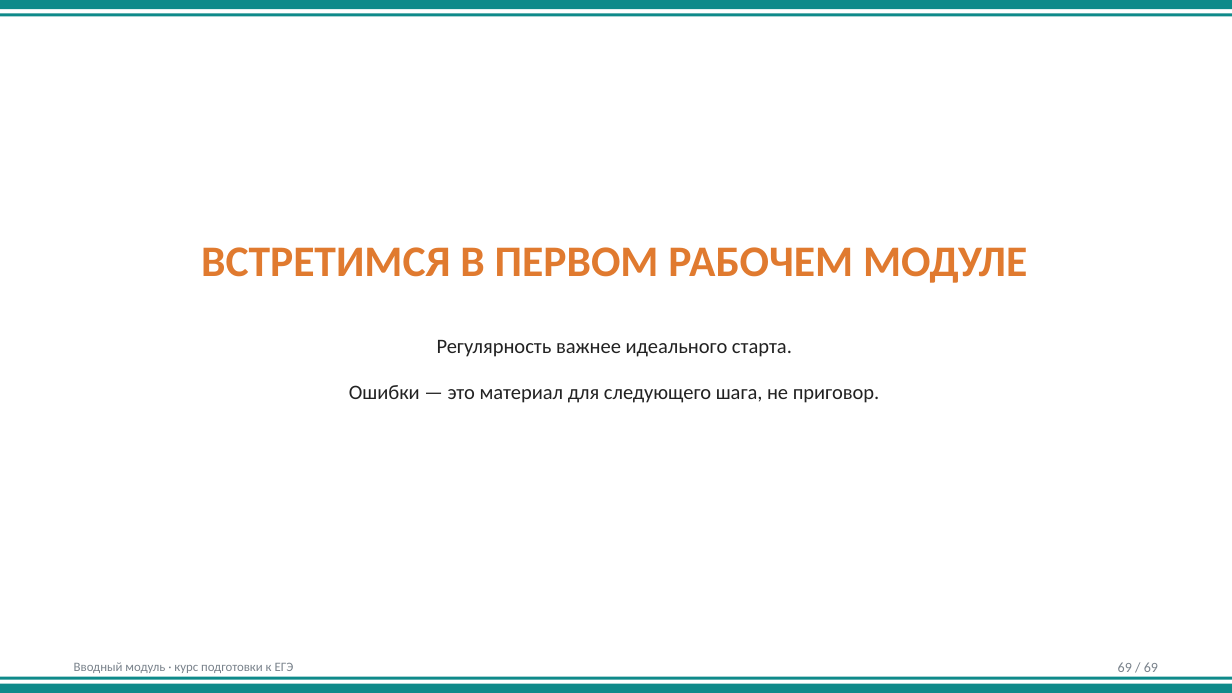
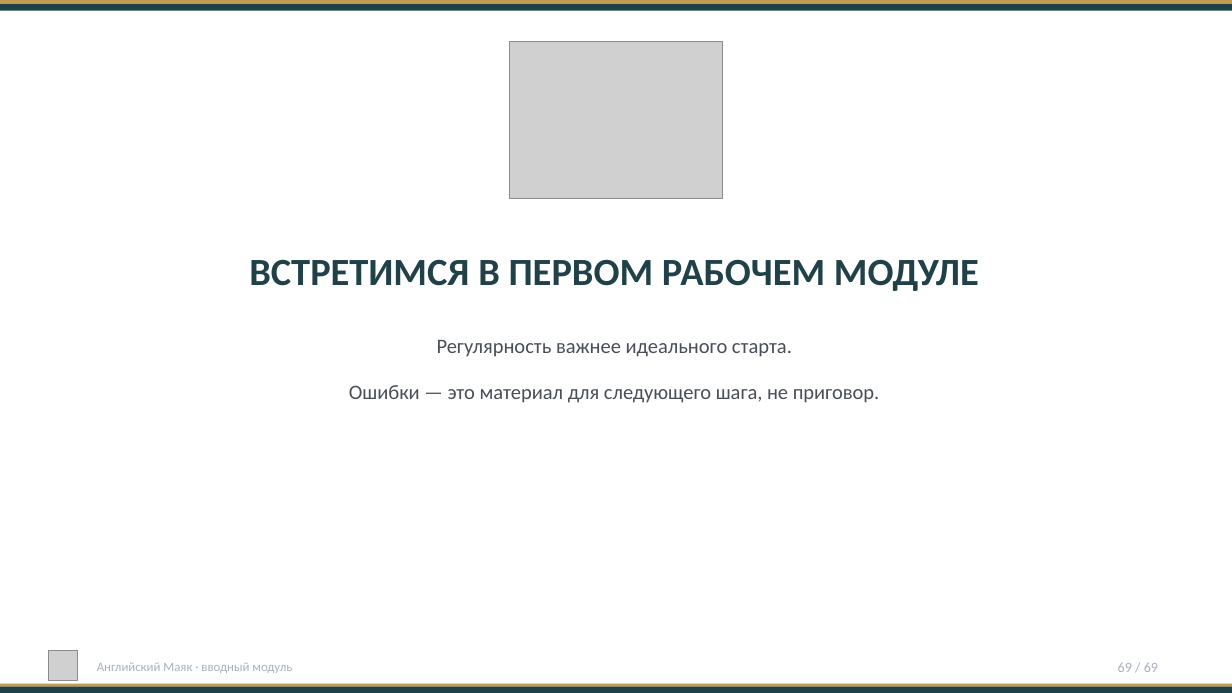
Before and after one commit to munlightshadow/music, a slide deck: slide 69 of ege-english-course/03-curriculum/intro-student/вводный-модуль.pptx. Drawn at 1232x693 pixels with LibreOffice and Linux fonts; fonts in the diff are those of the drawing; grey boxes stand for pictures. Boxes give left, top, right and bottom in pixels: in the first picture for what was removed or moved away, otherwise in the second. Text is boxed around its words. In the diff, an @@ line names an element or a change of style, - is before the commit and + after.

```diff
--- a/ege-english-course/03-curriculum/intro-student/вводный-модуль.pptx
+++ b/ege-english-course/03-curriculum/intro-student/вводный-модуль.pptx
@@ rectangle at <box>0,4,1232,10</box>: fill #0E8A8A to #214149 @@
@@ rectangle: place and size @@
-rectangle at <box>0,0,1232,9</box>
+rectangle at <box>0,0,1232,4</box>
@@ rectangle at <box>0,0,1232,4</box>: fill #0E8A8A to #C19B4F @@
@@ rectangle: place and size @@
-rectangle at <box>0,13,1232,16</box>
+rectangle at <box>0,4,1232,10</box>
@@ picture added at <box>509,42,723,199</box> @@
@@ text "ВСТРЕТИМСЯ В ПЕРВОМ РАБОЧЕМ МОДУЛЕ": place and size @@
-text "ВСТРЕТИМСЯ В ПЕРВОМ РАБОЧЕМ МОДУЛЕ" at <box>201,247,1027,283</box>
+text "ВСТРЕТИМСЯ В ПЕРВОМ РАБОЧЕМ МОДУЛЕ" at <box>249,259,979,291</box>
@@ text "ВСТРЕТИМСЯ В ПЕРВОМ РАБОЧЕМ МОДУЛЕ" at <box>249,259,979,291</box>: size 34 to 30 pt, text colour #E07A2F to #214149 @@
@@ text "Регулярность важнее идеального старта." at <box>437,340,792,357</box>: text colour #222222 to #494F55 @@
@@ text "Ошибки — это материал для ..." at <box>349,385,880,403</box>: text colour #222222 to #494F55 @@
@@ picture added at <box>48,651,78,680</box> @@
@@ text "69 / 69" at <box>1118,662,1158,672</box>: text colour #7A838C to #A8B2BB @@
@@ rectangle at <box>0,687,1232,693</box>: fill #0E8A8A to #214149 @@
@@ rectangle at <box>0,684,1232,687</box>: fill #0E8A8A to #C19B4F @@
@@ rectangle: place and size @@
-rectangle at <box>0,677,1232,679</box>
+rectangle at <box>0,684,1232,687</box>
@@ text at <box>97,662,292,673</box>: text changed; text colour #7A838C to #A8B2BB @@
-Вводный модуль · курс подготовки к ЕГЭ
+Английский Маяк · вводный модуль
```
Also in this commit, not shown: 68 other slides changed, 20 other files.
